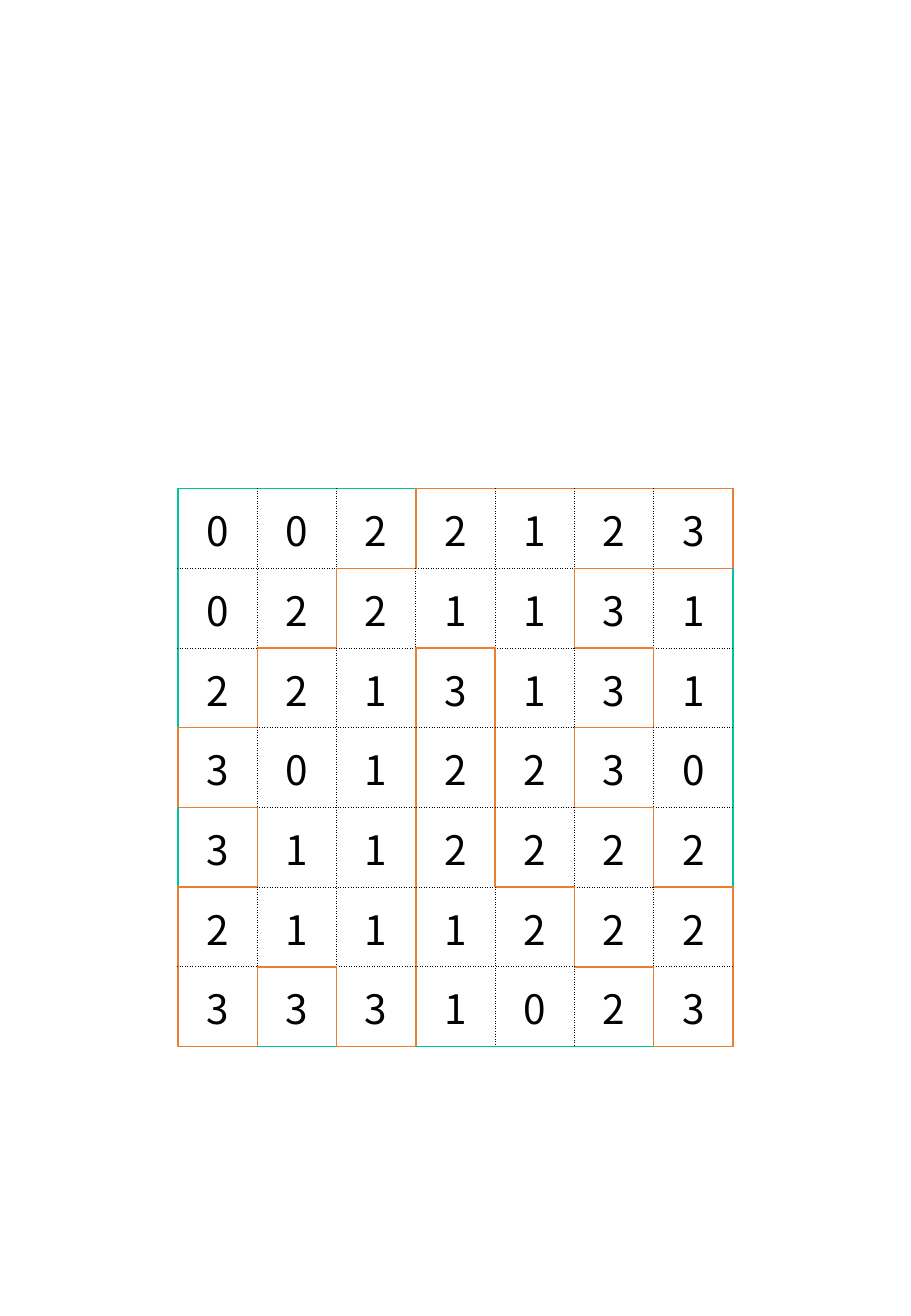
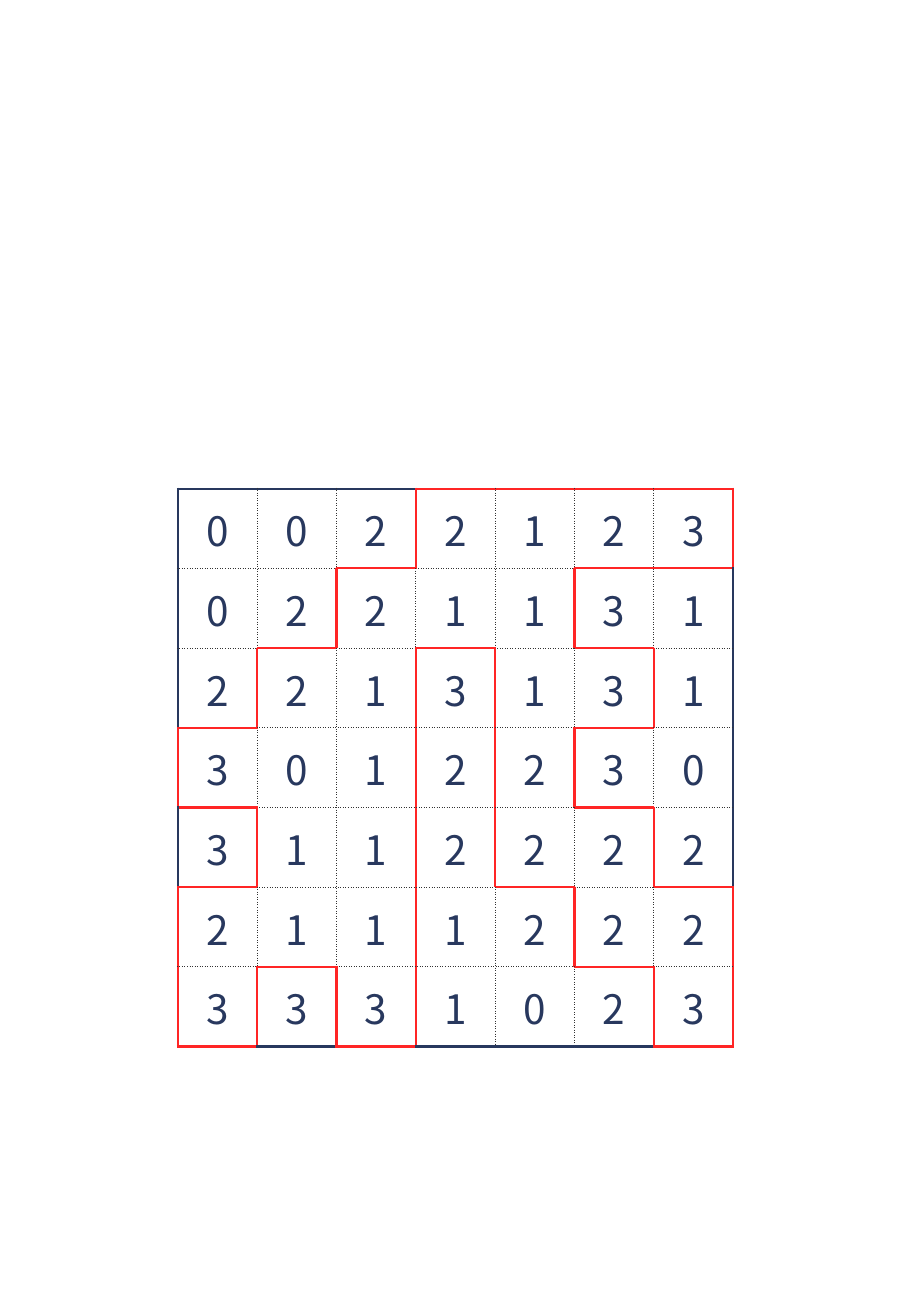
Before and after one commit to itkmaingit/Graduation_Thesis, a slide deck: slide 13 of making/forSVG.pptx (slide 18 before the commit). Drawn at 911x1316 pixels with LibreOffice and Linux fonts; fonts in the diff are those of the drawing. Boxes give left, top, right and bottom in pixels: in the first picture for what was removed or moved away, otherwise in the second. Text is boxed around its words. In the diff, an @@ line names an element or a change of style, - is before the commit and + after.

```diff
--- a/making/forSVG.pptx
+++ b/making/forSVG.pptx
@@ table at (98, 409, 809, 1127) @@
@@ text colour #000000 to #28385E @@
@@ borders changed @@
```
Also in this commit, not shown: 9 other slides changed, 12 slides added, 4 slides removed.
